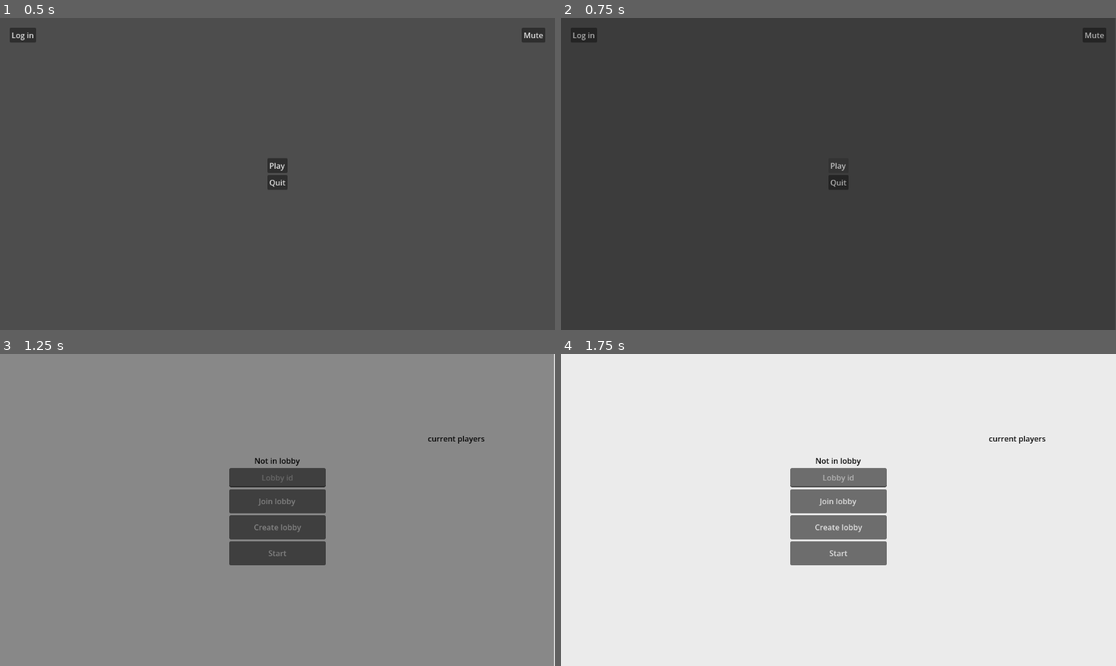
Above: before the commit, frames 1-4 (two rows, left to right).
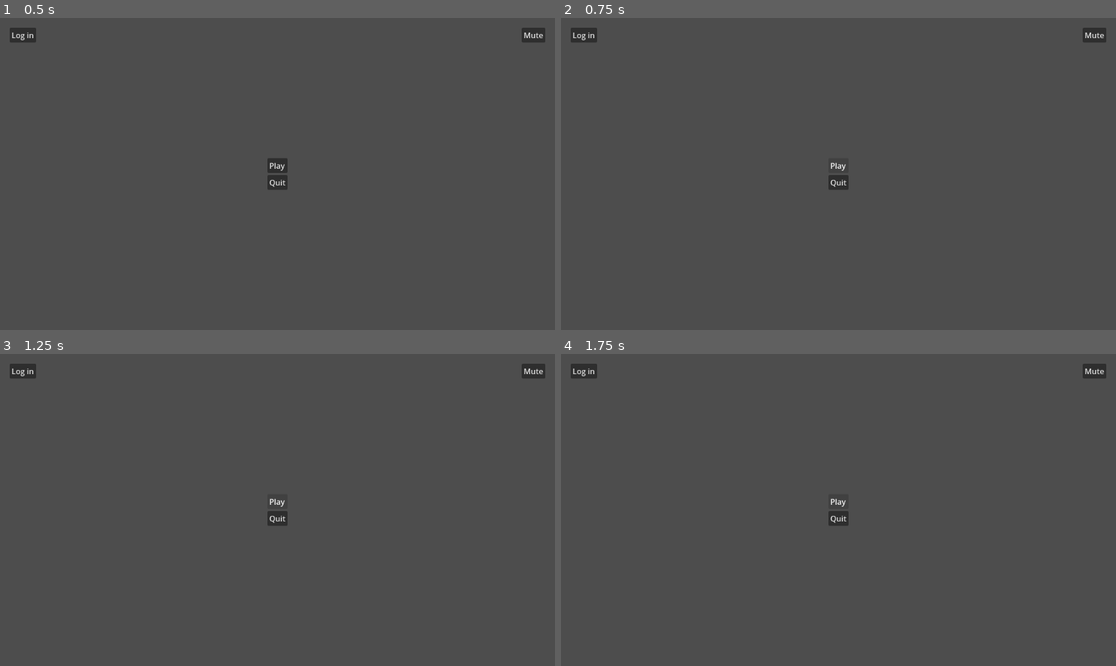
Above: after the commit, the same moments.

Repository: Thijs987/pse_onlycode
Game: Godot game, scene res://Scenes/StartMenu.tscn
The game is run twice, just before and just after one commit, with the same random seed, the same clock (stepped at 60 frames per second) and the same inputs.
Inputs (mouse positions are in pixels of both pictures, inside the frame that each line leads up to):
- Up to frame 1 (0.5 s): no input
- Up to frame 2 (0.75 s): click "Play" at 0.5 s
- Up to frame 3 (1.25 s): no input
- Up to frame 4 (1.75 s): click (838, 500) at 1.25 s, where only the run before the commit has a clickable "Join lobby"

Frame 1 is identical in both runs. In frame 2, 0.1% of the frame differs, in the area x 2-98%, y 4-55%; in frame 3, 95%; in frame 4, 100%, in the area x 0-100%, y 0-100%.

Commit message:
Blocked players in lobbymenu from choices they should not be able to make

Diff:
--- a/Frontend/Scripts/GodotToServer/Controller.gd
+++ b/Frontend/Scripts/GodotToServer/Controller.gd
@@ -7,7 +7,7 @@
 # This function will get access to the message sent by the server
 signal message_updated(msg)
 
-var PId := "Player_1" #SHOULD CHANGE THIS BACK TO ""
+var PId := "" #SHOULD CHANGE THIS BACK TO ""
 
 var Last_Message := {}
 var Last_Data := {}
--- a/Frontend/Scripts/Menus/MultiLobby.gd
+++ b/Frontend/Scripts/Menus/MultiLobby.gd
@@ -13,6 +13,8 @@
 var player_count = 0
 var match_started = false
 var lobby_id
+var in_lobby_state = false
+var created_lobby = false
 
 # Called when the node enters the scene tree for the first time.
 func _ready() -> void:
@@ -41,20 +43,26 @@
 
 # Called every frame. 'delta' is the elapsed time since the previous frame.
 func _on_create_lobby() -> void:
-	controller.Create_Lobby(controller.PId)
-	in_lobby.text = "Currently in lobby"
+	if in_lobby_state == false:
+		controller.Create_Lobby(controller.PId)
+		in_lobby.text = "Currently in lobby"
+		in_lobby_state = true
+		created_lobby = true
 
 
 func _on_join_lobby() -> void:
-	lobby_id = lobby_input.text
-	if lobby_id:
-		controller.Join_Lobby(lobby_id, controller.PId)
-	in_lobby.text = "Currently in lobby"
+	if in_lobby_state == false:
+		lobby_id = lobby_input.text
+		if lobby_id:
+			controller.Join_Lobby(lobby_id, controller.PId)
+		in_lobby.text = "Currently in lobby"
+		in_lobby_state = true
 
 func _on_start_lobby():
-	controller.Start_Match(controller.PId)
-	match_started = true
-	SceneLoader.load_scene(game_scene)
+	if player_count > 1 and created_lobby == true:
+		controller.Start_Match(controller.PId)
+		match_started = true
+		SceneLoader.load_scene(game_scene)
 
 
 func update_lobby_list() -> void:
--- a/Frontend/Scripts/Menus/StartMenu.gd
+++ b/Frontend/Scripts/Menus/StartMenu.gd
@@ -25,7 +25,8 @@
 
 # Play button (Not yet with the right path!!!)
 func _on_play_button_pressed() -> void:
-	SceneLoader.load_scene(multi_lobby)
+	if controller.PId != "":
+		SceneLoader.load_scene(multi_lobby)
 
 # Quit button
 func _on_quit_button_pressed() -> void:
